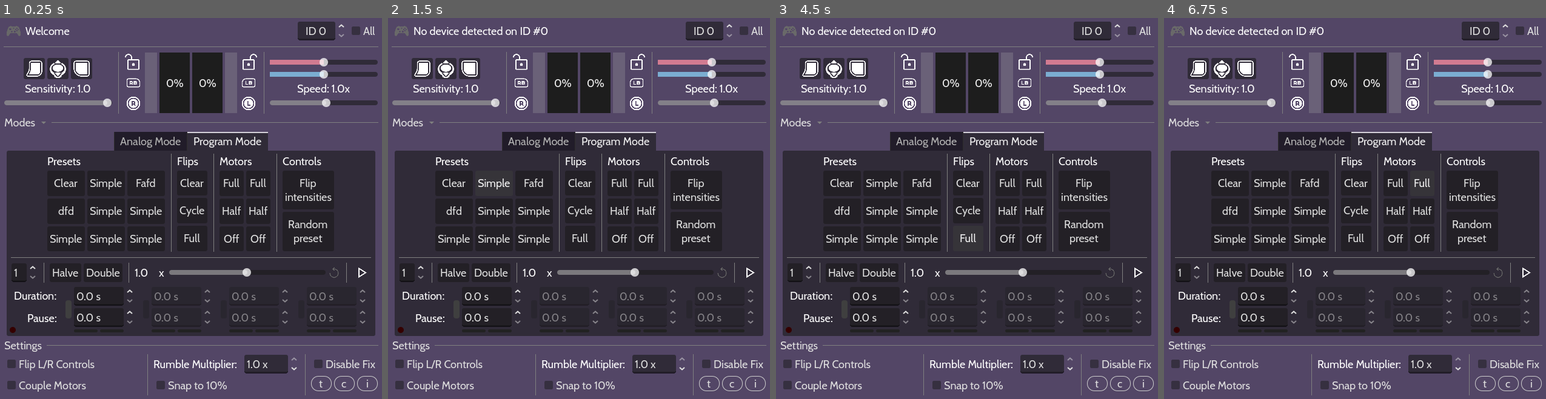
Above: before the commit, frames 1-4 (left to right).
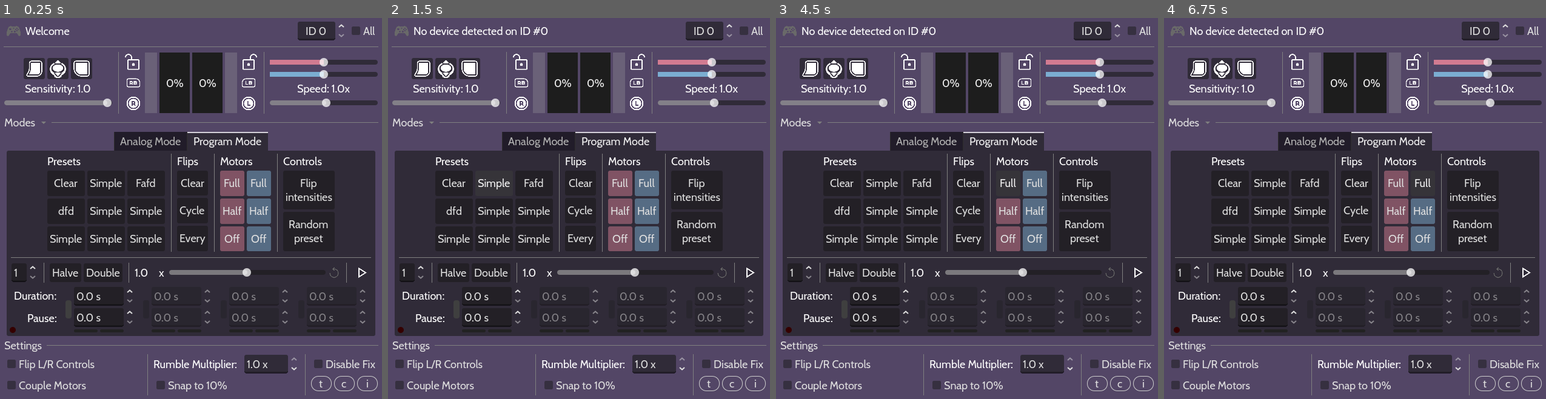
Above: after the commit, the same moments.

Repository: leosefcik/controller-rumble-tool
Game: Godot game, scene res://main.tscn
Two runs of this game, one before a commit and one after it. Both use one fixed random seed, a clock stepped at 60 frames per second and the inputs below.
Inputs (mouse positions are in pixels of both pictures, inside the frame that each line leads up to):
- Up to frame 1 (0.25 s): no input
- Up to frame 2 (1.5 s): click "Clear" at 0.5 s; click "Simple" at 1.25 s
- Up to frame 3 (4.5 s): click "dfd" at 2 s; click "Simple" at 2.75 s; click "Cycle" at 3.5 s; click "Full" at 4.25 s
- Up to frame 4 (6.75 s): click (1355, 238) at 5 s, where only the run after the commit has a clickable "Every"; click "Full" at 5.75 s; click "Full" at 6.5 s

The runs differ from the first frame. In frame 1, 3.3% of the frame differs, in the area x 47-87%, y 35-62%; in frame 2, 3.3%; in frame 3, 2.9%; in frame 4, 3.0%.

Commit message:
more placeholder buttons
and spacebar to play/pause

Diff:
--- a/main.tscn
+++ b/main.tscn
@@ -700,12 +700,12 @@
 size_flags_vertical = 3
 columns = 3
 
-[node name="Button" type="Button" parent="UI/MainVBox/ModeTabs/Program Mode/VBoxContainer/PresetPlaza/Presets/GridContainer"]
+[node name="PClear" type="Button" parent="UI/MainVBox/ModeTabs/Program Mode/VBoxContainer/PresetPlaza/Presets/GridContainer"]
 layout_mode = 2
 size_flags_vertical = 3
 text = "Clear"
 
-[node name="Button2" type="Button" parent="UI/MainVBox/ModeTabs/Program Mode/VBoxContainer/PresetPlaza/Presets/GridContainer"]
+[node name="PSimple" type="Button" parent="UI/MainVBox/ModeTabs/Program Mode/VBoxContainer/PresetPlaza/Presets/GridContainer"]
 layout_mode = 2
 size_flags_vertical = 3
 text = "Simple"
@@ -768,51 +768,57 @@
 [node name="Button3" type="Button" parent="UI/MainVBox/ModeTabs/Program Mode/VBoxContainer/PresetPlaza/Flips"]
 layout_mode = 2
 size_flags_vertical = 3
+text = "Every"
+
+[node name="VSeparator2" type="VSeparator" parent="UI/MainVBox/ModeTabs/Program Mode/VBoxContainer/PresetPlaza"]
+layout_mode = 2
+
+[node name="Motors" type="VBoxContainer" parent="UI/MainVBox/ModeTabs/Program Mode/VBoxContainer/PresetPlaza"]
+layout_mode = 2
+
+[node name="Label" type="Label" parent="UI/MainVBox/ModeTabs/Program Mode/VBoxContainer/PresetPlaza/Motors"]
+layout_mode = 2
+text = "Motors"
+
+[node name="GridContainer" type="GridContainer" parent="UI/MainVBox/ModeTabs/Program Mode/VBoxContainer/PresetPlaza/Motors"]
+layout_mode = 2
+size_flags_vertical = 3
+columns = 2
+
+[node name="Button2" type="Button" parent="UI/MainVBox/ModeTabs/Program Mode/VBoxContainer/PresetPlaza/Motors/GridContainer"]
+layout_mode = 2
+size_flags_vertical = 3
+theme_type_variation = &"RedButton"
 text = "Full"
 
-[node name="VSeparator2" type="VSeparator" parent="UI/MainVBox/ModeTabs/Program Mode/VBoxContainer/PresetPlaza"]
-layout_mode = 2
-
-[node name="Motors" type="VBoxContainer" parent="UI/MainVBox/ModeTabs/Program Mode/VBoxContainer/PresetPlaza"]
-layout_mode = 2
-
-[node name="Label" type="Label" parent="UI/MainVBox/ModeTabs/Program Mode/VBoxContainer/PresetPlaza/Motors"]
-layout_mode = 2
-text = "Motors"
-
-[node name="GridContainer" type="GridContainer" parent="UI/MainVBox/ModeTabs/Program Mode/VBoxContainer/PresetPlaza/Motors"]
-layout_mode = 2
-size_flags_vertical = 3
-columns = 2
-
 [node name="Button" type="Button" parent="UI/MainVBox/ModeTabs/Program Mode/VBoxContainer/PresetPlaza/Motors/GridContainer"]
 layout_mode = 2
 size_flags_vertical = 3
+theme_type_variation = &"BlueButton"
 text = "Full"
 
-[node name="Button2" type="Button" parent="UI/MainVBox/ModeTabs/Program Mode/VBoxContainer/PresetPlaza/Motors/GridContainer"]
-layout_mode = 2
-size_flags_vertical = 3
-text = "Full"
+[node name="Button4" type="Button" parent="UI/MainVBox/ModeTabs/Program Mode/VBoxContainer/PresetPlaza/Motors/GridContainer"]
+layout_mode = 2
+size_flags_vertical = 3
+theme_type_variation = &"RedButton"
+text = "Half"
 
 [node name="Button3" type="Button" parent="UI/MainVBox/ModeTabs/Program Mode/VBoxContainer/PresetPlaza/Motors/GridContainer"]
 layout_mode = 2
 size_flags_vertical = 3
+theme_type_variation = &"BlueButton"
 text = "Half"
 
-[node name="Button4" type="Button" parent="UI/MainVBox/ModeTabs/Program Mode/VBoxContainer/PresetPlaza/Motors/GridContainer"]
-layout_mode = 2
-size_flags_vertical = 3
-text = "Half"
+[node name="Button6" type="Button" parent="UI/MainVBox/ModeTabs/Program Mode/VBoxContainer/PresetPlaza/Motors/GridContainer"]
+layout_mode = 2
+size_flags_vertical = 3
+theme_type_variation = &"RedButton"
+text = "Off"
 
 [node name="Button5" type="Button" parent="UI/MainVBox/ModeTabs/Program Mode/VBoxContainer/PresetPlaza/Motors/GridContainer"]
 layout_mode = 2
 size_flags_vertical = 3
-text = "Off"
-
-[node name="Button6" type="Button" parent="UI/MainVBox/ModeTabs/Program Mode/VBoxContainer/PresetPlaza/Motors/GridContainer"]
-layout_mode = 2
-size_flags_vertical = 3
+theme_type_variation = &"BlueButton"
 text = "Off"
 
 [node name="VSeparator" type="VSeparator" parent="UI/MainVBox/ModeTabs/Program Mode/VBoxContainer/PresetPlaza"]
@@ -1643,7 +1649,7 @@
 
 [node name="Label" type="Label" parent="UI/ControlsPopup/Panel/VBoxContainer/HBoxContainer7"]
 layout_mode = 2
-text = ":  Play/pause the program"
+text = ":  Play/pause the program (Pressing spacebar also works)"
 
 [node name="HBoxContainer9" type="HBoxContainer" parent="UI/ControlsPopup/Panel/VBoxContainer"]
 layout_mode = 2
--- a/project.godot
+++ b/project.godot
@@ -85,6 +85,7 @@
 "deadzone": 0.2,
 "events": [Object(InputEventJoypadButton,"resource_local_to_scene":false,"resource_name":"","device":-1,"button_index":1,"pressure":0.0,"pressed":true,"script":null)
 , Object(InputEventJoypadButton,"resource_local_to_scene":false,"resource_name":"","device":-1,"button_index":13,"pressure":0.0,"pressed":true,"script":null)
+, Object(InputEventKey,"resource_local_to_scene":false,"resource_name":"","device":-1,"window_id":0,"alt_pressed":false,"shift_pressed":false,"ctrl_pressed":false,"meta_pressed":false,"pressed":false,"keycode":0,"physical_keycode":32,"key_label":0,"unicode":32,"location":0,"echo":false,"script":null)
 ]
 }
 increase_rumble_trigger_left={
--- a/theme.tres
+++ b/theme.tres
@@ -1,8 +1,17 @@
-[gd_resource type="Theme" load_steps=11 format=3 uid="uid://dxoeymo5y7ebp"]
+[gd_resource type="Theme" load_steps=13 format=3 uid="uid://dxoeymo5y7ebp"]
 
 [ext_resource type="FontFile" uid="uid://cfhihdagg725w" path="res://font/Cabin-Bold.ttf" id="1_cjfk0"]
 [ext_resource type="FontFile" uid="uid://cyvnbcshmtw7w" path="res://font/Cabin-Italic.ttf" id="2_110ce"]
 [ext_resource type="FontFile" uid="uid://car6m0wxvtbx2" path="res://font/Cabin-Regular.ttf" id="2_vj6dk"]
+
+[sub_resource type="StyleBoxFlat" id="StyleBoxFlat_yin2u"]
+content_margin_left = 4.0
+content_margin_right = 4.0
+bg_color = Color(0.48380002, 0.67991674, 0.82, 0.49803922)
+corner_radius_top_left = 3
+corner_radius_top_right = 3
+corner_radius_bottom_right = 3
+corner_radius_bottom_left = 3
 
 [sub_resource type="StyleBoxFlat" id="StyleBoxFlat_mihib"]
 bg_color = Color(0.32172796, 0.32172796, 0.32172796, 1)
@@ -52,9 +61,20 @@
 [sub_resource type="StyleBoxFlat" id="StyleBoxFlat_wvktn"]
 bg_color = Color(0.11489678, 0.11489683, 0.11489671, 1)
 
+[sub_resource type="StyleBoxFlat" id="StyleBoxFlat_ttqs8"]
+content_margin_left = 4.0
+content_margin_right = 4.0
+bg_color = Color(0.82, 0.48380002, 0.56785, 0.49803922)
+corner_radius_top_left = 3
+corner_radius_top_right = 3
+corner_radius_bottom_right = 3
+corner_radius_bottom_left = 3
+
 [resource]
 default_font = ExtResource("2_vj6dk")
 default_font_size = 18
+BlueButton/base_type = &"Button"
+BlueButton/styles/normal = SubResource("StyleBoxFlat_yin2u")
 FlipButton/base_type = &"Button"
 FlipButton/styles/hover = SubResource("StyleBoxFlat_mihib")
 FlipButton/styles/normal = SubResource("StyleBoxFlat_vj6dk")
@@ -69,6 +89,8 @@
 MiniButton/styles/normal = SubResource("StyleBoxFlat_05tig")
 MiniButton/styles/pressed = SubResource("StyleBoxFlat_1rmny")
 ProgressBar/styles/background = SubResource("StyleBoxFlat_wvktn")
+RedButton/base_type = &"Button"
+RedButton/styles/normal = SubResource("StyleBoxFlat_ttqs8")
 RichTextLabel/fonts/bold_font = ExtResource("1_cjfk0")
 RichTextLabel/fonts/italics_font = ExtResource("2_110ce")
 VSeparator/constants/separation = 12
